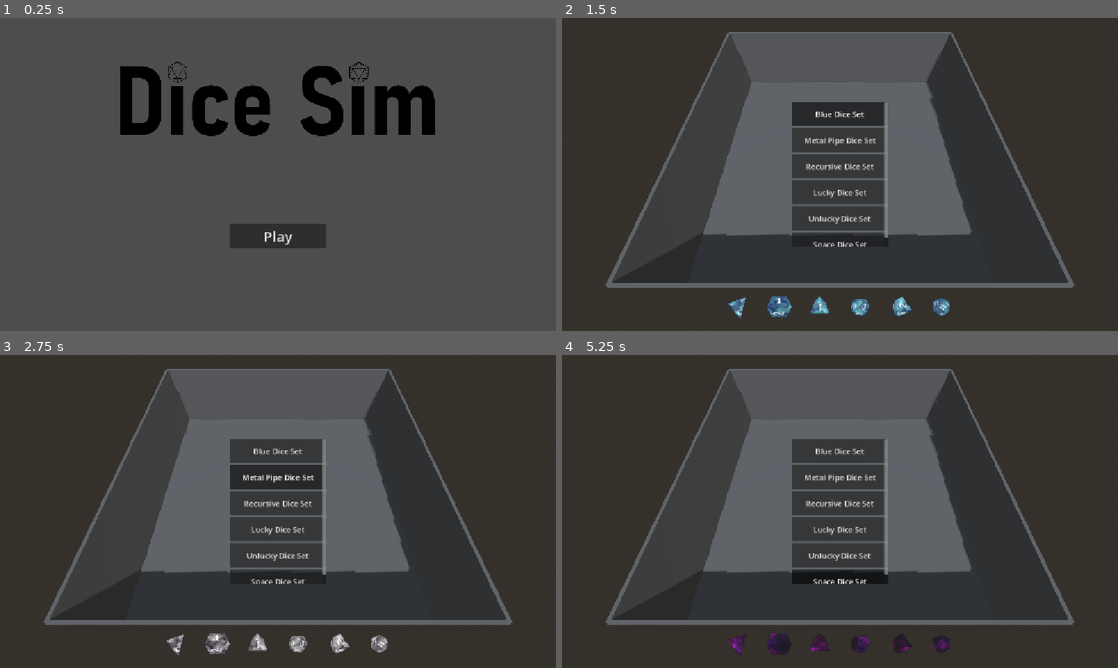
Above: before the commit, frames 1-4 (two rows, left to right).
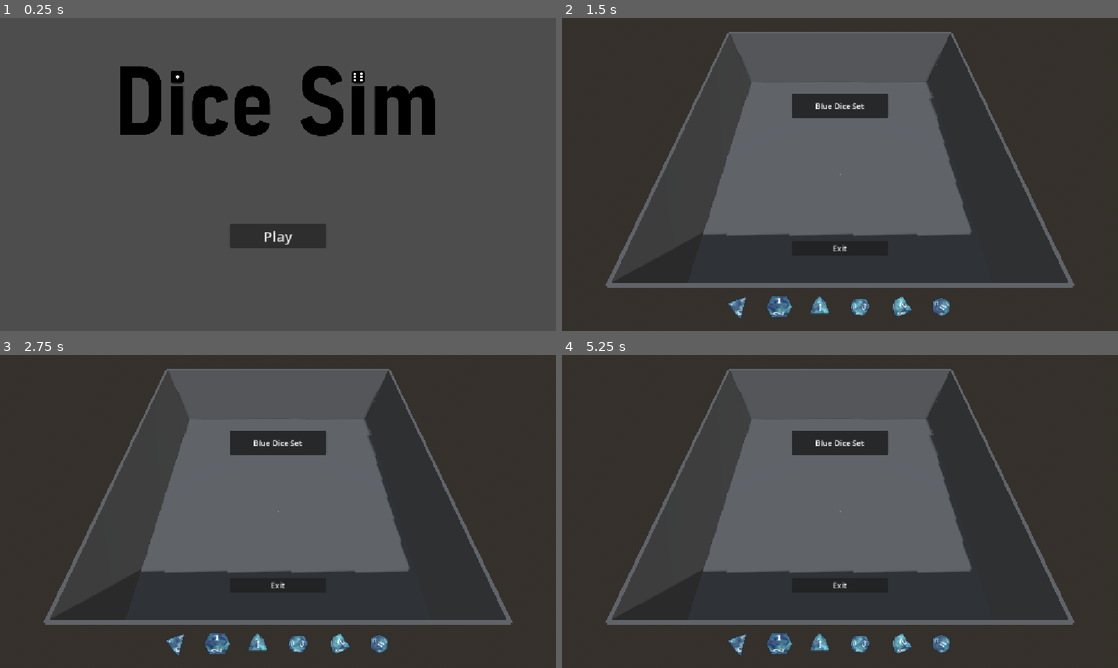
Above: after the commit, the same moments.

Repository: jruigrok/DiceSim
Game: Godot game, scene res://scenes/main_menu.tscn
The game is run twice, just before and just after one commit, with the same random seed, the same clock (stepped at 60 frames per second) and the same inputs.
Inputs:
- Up to frame 1 (0.25 s): no input
- Up to frame 2 (1.5 s): click "Play" at 0.5 s; click "Blue Dice Set" at 1.25 s
- Up to frame 3 (2.75 s): click "Metal Pipe Dice Set" (after the commit: "Blue Dice Set") at 2 s
- Up to frame 4 (5.25 s): click "Recursive Dice Set" (after the commit: "Blue Dice Set") at 2.75 s; click "Lucky Dice Set" (after the commit: "Blue Dice Set") at 3.5 s; click "Unlucky Dice Set" (after the commit: "Blue Dice Set") at 4.25 s; click "Space Dice Set" (after the commit: "Blue Dice Set") at 5 s

The runs differ from the first frame. In frame 1, 0.2% of the frame differs, in the area x 30-67%, y 13-22%; in frame 2, 6.4%; in frame 3, 7.3%; in frame 4, 7.7%, in the area x 29-70%, y 24-97%.

Commit message:
Update title

Diff:
--- a/dice_data/d_10.tres
+++ b/dice_data/d_10.tres
@@ -55,7 +55,7 @@
 normal = Vector3(-0.560851, 0.6754511, -0.47876087)
 
 [resource]
+resource_name = "d_10"
 script = ExtResource("2_eeb0q")
-name = "d_10"
 faces = Array[ExtResource("1_3hu21")]([SubResource("Resource_184dv"), SubResource("Resource_7250l"), SubResource("Resou …(230 unchanged characters)…
 mesh = ExtResource("2_yavft")
--- a/dice_data/d_12.tres
+++ b/dice_data/d_12.tres
@@ -65,7 +65,7 @@
 normal = Vector3(0.8154637, -0.26129746, 0.5164713)
 
 [resource]
+resource_name = "d_12"
 script = ExtResource("2_iqtqq")
-name = "d_12"
 faces = Array[ExtResource("1_r2dss")]([SubResource("Resource_2l0td"), SubResource("Resource_whe2g"), SubResource("Resou …(292 unchanged characters)…
 mesh = ExtResource("2_6vn5t")
--- a/dice_data/d_20.tres
+++ b/dice_data/d_20.tres
@@ -105,7 +105,7 @@
 normal = Vector3(0.28593746, -0.90509874, 0.31469977)
 
 [resource]
+resource_name = "d_20"
 script = ExtResource("2_t0e68")
-name = "d_20"
 faces = Array[ExtResource("1_arjnr")]([SubResource("Resource_mqar5"), SubResource("Resource_qtsnd"), SubResource("Resou …(540 unchanged characters)…
 mesh = ExtResource("2_ukfqp")
--- a/dice_data/d_4.tres
+++ b/dice_data/d_4.tres
@@ -25,7 +25,7 @@
 normal = Vector3(-0.95396125, 0.20810266, -0.2159892)
 
 [resource]
+resource_name = "d_4"
 script = ExtResource("2_1isyl")
-name = "d_4"
 faces = Array[ExtResource("1_k3qab")]([SubResource("Resource_kjuo0"), SubResource("Resource_0fg0q"), SubResource("Resource_gg41v"), SubResource("Resource_4tb18")])
 mesh = ExtResource("2_0h4qj")
--- a/dice_data/d_6.tres
+++ b/dice_data/d_6.tres
@@ -35,7 +35,7 @@
 normal = Vector3(0, 0, -1)
 
 [resource]
+resource_name = "d_6"
 script = ExtResource("2_n0wko")
-name = "d_6"
 faces = Array[ExtResource("1_tmw41")]([SubResource("Resource_fb3wy"), SubResource("Resource_u7wno"), SubResource("Resource_3ty1j"), SubResource("Resource_bu2lc"), SubResource("Resource_824vn"), SubResource("Resource_w4c6y")])
 mesh = ExtResource("2_tvng7")
--- a/dice_data/d_8.tres
+++ b/dice_data/d_8.tres
@@ -45,7 +45,7 @@
 normal = Vector3(0.0015228364, 0.57735443, 0.8164922)
 
 [resource]
+resource_name = "d_8"
 script = ExtResource("2_21xv7")
-name = "d_8"
 faces = Array[ExtResource("1_c0b1x")]([SubResource("Resource_r1esx"), SubResource("Resource_58res"), SubResource("Resource_rqyba"), SubResource("Resource_aqbu6"), SubResource("Resource_1oqlp"), SubResource("Resource_ejuqd"), SubResource("Resource_nxbnd"), SubResource("Resource_gtce3")])
 mesh = ExtResource("2_qpta8")
--- a/dice_sets/BlueDiceSet.tres
+++ b/dice_sets/BlueDiceSet.tres
@@ -31,6 +31,7 @@
 metadata/_custom_type_script = "uid://b1pmyhx1aypfn"
 
 [sub_resource type="Resource" id="Resource_g3y8y"]
+resource_name = "Blue Dice Set"
 script = ExtResource("2_7sbdw")
 behaviours = Array[ExtResource("1_gh4gk")]([SubResource("Resource_6l7yi"), SubResource("Resource_vquxa"), SubResource("Resource_5ghwb")])
 material = ExtResource("2_7keju")
--- a/dice_sets/LuckyDiceSet.tres
+++ b/dice_sets/LuckyDiceSet.tres
@@ -36,6 +36,7 @@
 metadata/_custom_type_script = "uid://bnoh1oyv4g20o"
 
 [sub_resource type="Resource" id="Resource_g3y8y"]
+resource_name = "Lucky Dice Set"
 script = ExtResource("8_mmc5e")
 behaviours = Array[ExtResource("1_os8wr")]([SubResource("Resource_6l7yi"), SubResource("Resource_vquxa"), SubResource("Resource_5ghwb"), SubResource("Resource_hwufy")])
 material = ExtResource("7_mu2xu")
--- a/dice_sets/MetalPipeDiceSet.tres
+++ b/dice_sets/MetalPipeDiceSet.tres
@@ -39,6 +39,7 @@
 metadata/_custom_type_script = "uid://b1pmyhx1aypfn"
 
 [sub_resource type="Resource" id="Resource_g3y8y"]
+resource_name = "Metal Pipe Dice Set"
 script = ExtResource("7_oiwkq")
 behaviours = Array[ExtResource("1_yecg8")]([SubResource("Resource_6l7yi"), SubResource("Resource_vquxa"), SubResource("Resource_b7e8w"), SubResource("Resource_27nyo")])
 material = ExtResource("8_0d552")
--- a/dice_sets/RecursiveDiceSet.tres
+++ b/dice_sets/RecursiveDiceSet.tres
@@ -49,6 +49,7 @@
 metadata/_custom_type_script = "uid://b1pmyhx1aypfn"
 
 [sub_resource type="Resource" id="Resource_g3y8y"]
+resource_name = "Recursive Dice Set"
 script = ExtResource("2_tbu3x")
 behaviours = Array[ExtResource("1_tbu3x")]([SubResource("Resource_tbu3x"), SubResource("Resource_josvx"), SubResource("Resource_5ghwb"), SubResource("Resource_27nyo")])
 material = ExtResource("2_jr3dd")
--- a/dice_sets/SpaceDiceSet.tres
+++ b/dice_sets/SpaceDiceSet.tres
@@ -31,6 +31,7 @@
 metadata/_custom_type_script = "uid://b1pmyhx1aypfn"
 
 [sub_resource type="Resource" id="Resource_g3y8y"]
+resource_name = "Space Dice Set"
 script = ExtResource("7_esnq5")
 behaviours = Array[ExtResource("1_l8l6v")]([SubResource("Resource_6l7yi"), SubResource("Resource_vquxa"), SubResource("Resource_5ghwb")])
 material = ExtResource("6_l8l6v")
--- a/dice_sets/UnluckyDiceSet.tres
+++ b/dice_sets/UnluckyDiceSet.tres
@@ -37,6 +37,7 @@
 metadata/_custom_type_script = "uid://bnoh1oyv4g20o"
 
 [sub_resource type="Resource" id="Resource_g3y8y"]
+resource_name = "Unlucky Dice Set"
 script = ExtResource("8_8l1lu")
 behaviours = Array[ExtResource("1_vl1tm")]([SubResource("Resource_6l7yi"), SubResource("Resource_vquxa"), SubResource("Resource_5ghwb"), SubResource("Resource_hwufy")])
 material = ExtResource("7_vl1tm")
--- a/res_scripts/DiceData.gd
+++ b/res_scripts/DiceData.gd
@@ -1,7 +1,6 @@
 extends Resource
 class_name DiceData
 
-@export var name: String
 @export var faces: Array[FaceData]
 @export var mesh: Mesh
 
--- a/scenes/game.tscn
+++ b/scenes/game.tscn
@@ -2,19 +2,12 @@
 
 [ext_resource type="Script" uid="uid://cy56e02cb68ni" path="res://scripts/game.gd" id="1_gee14"]
 [ext_resource type="PackedScene" uid="uid://c0kkvfs6t36hg" path="res://scenes/dice_sim.tscn" id="2_0tnpc"]
-[ext_resource type="PackedScene" uid="uid://ck63j4lfwj35f" path="res://scenes/set_selector.tscn" id="3_vtaks"]
-[ext_resource type="Script" uid="uid://die8svrhe3dvd" path="res://res_scripts/DiceSet.gd" id="4_kvpfn"]
-[ext_resource type="Resource" uid="uid://cwjjsp5hi1jyi" path="res://dice_sets/BlueDiceSet.tres" id="5_dinhu"]
-[ext_resource type="Resource" uid="uid://7v7sggv6nunc" path="res://dice_sets/MetalPipeDiceSet.tres" id="6_kvuet"]
-[ext_resource type="Resource" uid="uid://43wh6uliyq0k" path="res://dice_sets/RecursiveDiceSet.tres" id="7_trtic"]
-[ext_resource type="Resource" uid="uid://drxu886qts1ao" path="res://dice_sets/LuckyDiceSet.tres" id="8_ir15t"]
-[ext_resource type="Resource" uid="uid://14wlka163nvt" path="res://dice_sets/UnluckyDiceSet.tres" id="9_0tnpc"]
-[ext_resource type="Resource" uid="uid://btajanlbbljgd" path="res://dice_sets/SpaceDiceSet.tres" id="10_vtaks"]
+[ext_resource type="PackedScene" uid="uid://ck63j4lfwj35f" path="res://scenes/in_game_menu.tscn" id="3_vtaks"]
 
 [node name="Main" type="Node" unique_id=1968358475]
 script = ExtResource("1_gee14")
 
 [node name="DiceSim" parent="." unique_id=725421418 instance=ExtResource("2_0tnpc")]
 
-[node name="SetSelector" parent="." unique_id=4146138 instance=ExtResource("3_vtaks")]
-sets = Array[ExtResource("4_kvpfn")]([ExtResource("5_dinhu"), ExtResource("6_kvuet"), ExtResource("7_trtic"), ExtResource("8_ir15t"), ExtResource("9_0tnpc"), ExtResource("10_vtaks")])
+[node name="InGameMenu" parent="." unique_id=4146138 instance=ExtResource("3_vtaks")]
+sets = null
--- a/scenes/set_selector.tscn
+++ b/scenes/in_game_menu.tscn
@@ -1,10 +1,10 @@
 [gd_scene format=3 uid="uid://ck63j4lfwj35f"]
 
-[ext_resource type="Script" uid="uid://dhvx4jrbqkjc2" path="res://scripts/set_selector.gd" id="1_li4o2"]
+[ext_resource type="Script" uid="uid://dhvx4jrbqkjc2" path="res://scripts/in_game_menu.gd" id="1_li4o2"]
 [ext_resource type="Script" uid="uid://die8svrhe3dvd" path="res://res_scripts/DiceSet.gd" id="2_exnol"]
 [ext_resource type="Resource" uid="uid://cwjjsp5hi1jyi" path="res://dice_sets/BlueDiceSet.tres" id="3_kqt2u"]
 
-[node name="SetSelector" type="CanvasLayer" unique_id=4146138]
+[node name="InGameMenu" type="CanvasLayer" unique_id=4146138]
 script = ExtResource("1_li4o2")
 sets = Array[ExtResource("2_exnol")]([ExtResource("3_kqt2u")])
 
@@ -16,20 +16,28 @@
 grow_vertical = 2
 color = Color(0.218301, 0.218301, 0.21830097, 0.49019608)
 
-[node name="ScrollContainer" type="ScrollContainer" parent="." unique_id=734174887]
-unique_name_in_owner = true
+[node name="VBoxContainer" type="VBoxContainer" parent="." unique_id=1735732199]
 anchors_preset = 8
 anchor_left = 0.5
 anchor_top = 0.5
 anchor_right = 0.5
 anchor_bottom = 0.5
-offset_left = -100.0
-offset_top = -150.0
-offset_right = 100.0
-offset_bottom = 150.0
+offset_left = -20.0
+offset_top = -20.0
+offset_right = 20.0
+offset_bottom = 20.0
 grow_horizontal = 2
 grow_vertical = 2
 
-[node name="VBoxContainer" type="VBoxContainer" parent="ScrollContainer" unique_id=635117013]
+[node name="ScrollContainer" type="ScrollContainer" parent="VBoxContainer" unique_id=734174887]
+custom_minimum_size = Vector2(200, 300)
+layout_mode = 2
+
+[node name="SetSelectorContainer" type="VBoxContainer" parent="VBoxContainer/ScrollContainer" unique_id=635117013]
 unique_name_in_owner = true
 layout_mode = 2
+
+[node name="ExitButton" type="Button" parent="VBoxContainer" unique_id=1085414367]
+unique_name_in_owner = true
+layout_mode = 2
+text = "Exit"
--- a/scenes/new_dice.tscn
+++ /dev/null
@@ -1,87 +0,0 @@
-[gd_scene format=3 uid="uid://d4ibbodicsy0n"]
-
-[sub_resource type="GDScript" id="GDScript_6um70"]
-script/source = "extends Node3D
-
-@export var dice_data: DiceData
-@export var set_data: DiceSetData
-
-@onready var rigid_dice_scene := preload(\"uid://crpslcouesk5p\")
-@onready var soft_dice_scene := preload(\"uid://c0ytkxo4krmwu\")
-var mesh_instance: MeshInstance3D
-
-const VEL_THRESHOLD: float = 0.05
-const VEL_THRESHOLD_SQ: float = VEL_THRESHOLD * VEL_THRESHOLD
-const RESTING_TIMEOUT: float = 0.5
-const HIDE_TIMEOUT: float = 5
-const FREE_TIMEOUT: float = 5
-const MIN_Y_BOUND = -20.0
-var time_tracker: float = 0.0
-var cur_state: DiceState = DiceState.ROLLING
-
-enum DiceState {
-	ROLLING,
-	ROLLED,
-	HIDDEN
-}
-
-func _ready() -> void:
-	if dice_data == null || set_data == null:
-		push_error(\"Missing dice_data or set_data\")
-	match set_data.DiceBodyType:
-		DiceSetData.DiceBodyType.RIGID:
-			setup_rigid_body()
-		DiceSetData.DiceBodyType.RIGID:
-			setup_soft_body()
-
-	mesh_instance.mesh = dice_data.mesh
-	mesh_instance.mesh_instance.material_override = set_data.material
-	set_data.handle_on_throw(self)
-
-func setup_rigid_body() -> void:
-	var rigid_dice := rigid_dice_scene.instantiate()
-	mesh_instance = rigid_dice.mesh_instance
-	add_child(rigid_dice)
-	rigid_dice.collision_shape.shape = mesh_instance.mesh.create_convex_shape()
-
-func setup_soft_body() -> void:
-	var soft_dice := soft_dice_scene.instantiate()
-	mesh_instance = soft_dice.mesh_instance
-	add_child(soft_dice)
-
-func _physics_process(delta: float) -> void:
-	time_tracker += delta
-	handle_state()
-
-	if (position.y < MIN_Y_BOUND):
-		push_warning(\"Dice out of bounds\")
-		queue_free()
-
-func is_moving() -> bool:
-	return (angular_velocity.length_squared() > VEL_THRESHOLD_SQ ||
-			linear_velocity.length_squared() > VEL_THRESHOLD_SQ)
-
-func handle_state() -> void:
-	match (cur_state):
-		DiceState.ROLLING:
-			if (is_moving()):
-				time_tracker = 0
-			if (time_tracker > RESTING_TIMEOUT):
-				var roll_value: int = dice_data.get_best_face(
-					global_transform.basis).value
-				set_data.handle_on_roll(self, roll_value)
-				cur_state = DiceState.ROLLED
-				time_tracker = 0
-		DiceState.ROLLED:
-			if (time_tracker > HIDE_TIMEOUT):
-				set_data.handle_on_hide(self)
-				cur_state = DiceState.HIDDEN
-				mesh_instance.visible = false
-				time_tracker = 0
-		DiceState.HIDDEN:
-			if (time_tracker > FREE_TIMEOUT):
-				queue_free()
-"
-
-[node name="NewDice" type="Node3D" unique_id=1828029823]
-script = SubResource("GDScript_6um70")
--- a/scripts/dice.gd
+++ b/scripts/dice.gd
@@ -57,6 +57,7 @@
 				var roll_value: int = dice_data.get_best_face(
 					global_transform.basis).value
 				set_data.handle_on_roll(self, roll_value)
+				GameEvents.dice_rolled.emit(dice_data, set_data, roll_value)
 				cur_state = DiceState.ROLLED
 				time_tracker = 0
 		DiceState.ROLLED:
--- a/scripts/dice_selector.gd
+++ b/scripts/dice_selector.gd
@@ -10,6 +10,7 @@
 func _ready() -> void:
 	margin_container.add_theme_constant_override("margin_bottom", 10)
 	GameEvents.dice_set_change.connect(on_dice_set_change)
+	GameEvents.dice_rolled.connect(on_dice_rolled)
 
 func on_dice_set_change(new_dice_set: DiceSet) -> void:
 	dice_set = new_dice_set
@@ -19,6 +20,9 @@
 			child.queue_free()
 
 	setup_previews()
+
+func on_dice_rolled(_dice_data: DiceData, _dice_set: DiceSetData, value: int) -> void:
+	print("Dice: %s, from set: %s, rolled value: %d" % [_dice_data.resource_name, _dice_set.resource_name, value])
 
 func setup_previews() -> void:
 	for i in range(dice_set.dice.size()):
--- a/scripts/dice_sim.gd
+++ b/scripts/dice_sim.gd
@@ -5,7 +5,7 @@
 
 func on_game_state_change(new_state: GameEvents.GameState) -> void:
 	match (new_state):
-		GameEvents.GameState.SET_SELECTOR:
+		GameEvents.GameState.GAME_MENU:
 			process_mode = Node.PROCESS_MODE_DISABLED
 		GameEvents.GameState.DICE_SIM:
 			process_mode = Node.PROCESS_MODE_INHERIT
--- a/scripts/game.gd
+++ b/scripts/game.gd
@@ -3,12 +3,12 @@
 func _unhandled_input(event: InputEvent) -> void:
 	if event.is_action_pressed("ui_cancel"):
 		match (GameEvents.game_state):
-			GameEvents.GameState.SET_SELECTOR:
+			GameEvents.GameState.GAME_MENU:
 				Input.mouse_mode = Input.MOUSE_MODE_CAPTURED
 				GameEvents.change_game_state(GameEvents.GameState.DICE_SIM)
 			GameEvents.GameState.DICE_SIM:
 				Input.mouse_mode = Input.MOUSE_MODE_VISIBLE
-				GameEvents.change_game_state(GameEvents.GameState.SET_SELECTOR)
+				GameEvents.change_game_state(GameEvents.GameState.GAME_MENU)
 
 func _ready() -> void:
 	GameEvents.game_ready.emit()
--- a/scripts/game_events.gd
+++ b/scripts/game_events.gd
@@ -5,13 +5,17 @@
 signal game_state_change(game_state: GameState)
 @warning_ignore("unused_signal")
 signal update_dice(dice_set: DiceSet, dice_data: DiceData)
+@warning_ignore("unused_signal")
+signal dice_rolled(dice_data: DiceData, dice_set: DiceSet, value: int)
+
 signal game_ready()
 
 var game_scene := preload("uid://cj34pdrglpueo")
-var game_state := GameState.SET_SELECTOR
+var main_menu_scene := preload("uid://cx4t77cp6wg1k")
+var game_state := GameState.GAME_MENU
 
 enum GameState {
-	SET_SELECTOR,
+	GAME_MENU,
 	DICE_SIM
 }
 
@@ -25,5 +29,8 @@
 func change_to_game_scene() -> void:
 	get_tree().change_scene_to_packed(game_scene)
 
+func change_to_main_menu_scene() -> void:
+	get_tree().change_scene_to_packed(main_menu_scene)
+
 func on_game_ready() -> void:
 	change_game_state(game_state)
--- a/scripts/set_selector.gd
+++ b/scripts/in_game_menu.gd
@@ -1,7 +1,8 @@
 extends CanvasLayer
-class_name SetSelector
+class_name InGameMenu
 
-@onready var vbox_container := %VBoxContainer
+@onready var set_selector_container := %SetSelectorContainer
+@onready var exit_button := %ExitButton
 
 @export var sets: Array[DiceSet]
 const BUTTON_SIZE := Vector2i(200,50)
@@ -21,11 +22,16 @@
 				GameEvents.dice_set_change.emit(dice_set)
 		)
 		button.tooltip_text = dice_set.data.description
-		vbox_container.add_child(button)
+		set_selector_container.add_child(button)
+
+	exit_button.pressed.connect(on_exit_pressed)
 
 func on_game_state_change(game_state: GameEvents.GameState) -> void:
 	match (game_state):
-		GameEvents.GameState.SET_SELECTOR:
+		GameEvents.GameState.GAME_MENU:
 			visible = true
 		GameEvents.GameState.DICE_SIM:
 			visible = false
+
+func on_exit_pressed() -> void:
+	GameEvents.change_to_main_menu_scene()
--- a/tools/NormFromMarker.gd
+++ /dev/null
@@ -1,21 +0,0 @@
-@tool
-extends MeshInstance3D
-
-@export var dice_data_path: String
-
-@export_tool_button("Generate DiceData From Markers") var generate_button = generate_dice_data
-
-func generate_dice_data():
-	var dice_data = DiceData.new()
-
-	for child in get_children():
-		if child is Marker3D:
-			var face = FaceData.new()
-			var world_normal = child.global_transform.basis.y
-			face.normal = global_transform.basis.inverse() * world_normal
-			face.value = child.get_meta("value")
-			dice_data.faces.append(face)
-
-	ResourceSaver.save(dice_data, dice_data_path)
-
-	print("Generated DiceData!")
Binary file changed: images/Dice_Sime_Title.png
Renamed: scripts/set_selector.gd.uid -> scripts/in_game_menu.gd.uid
Not shown, removed: tools/NormFromMarker.gd.uid
Not shown, removed: scenes/dice.tscn633508389.tmp
